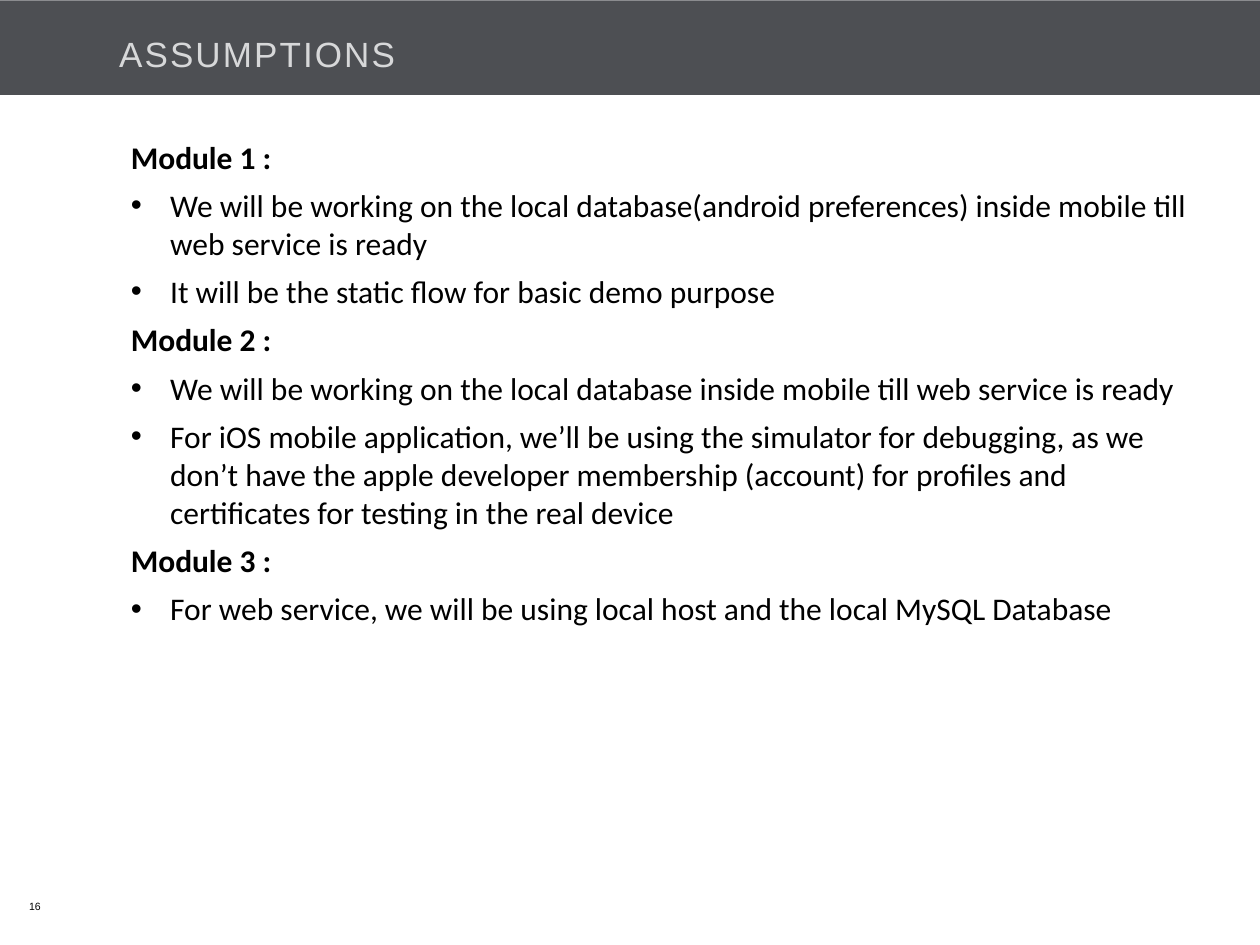
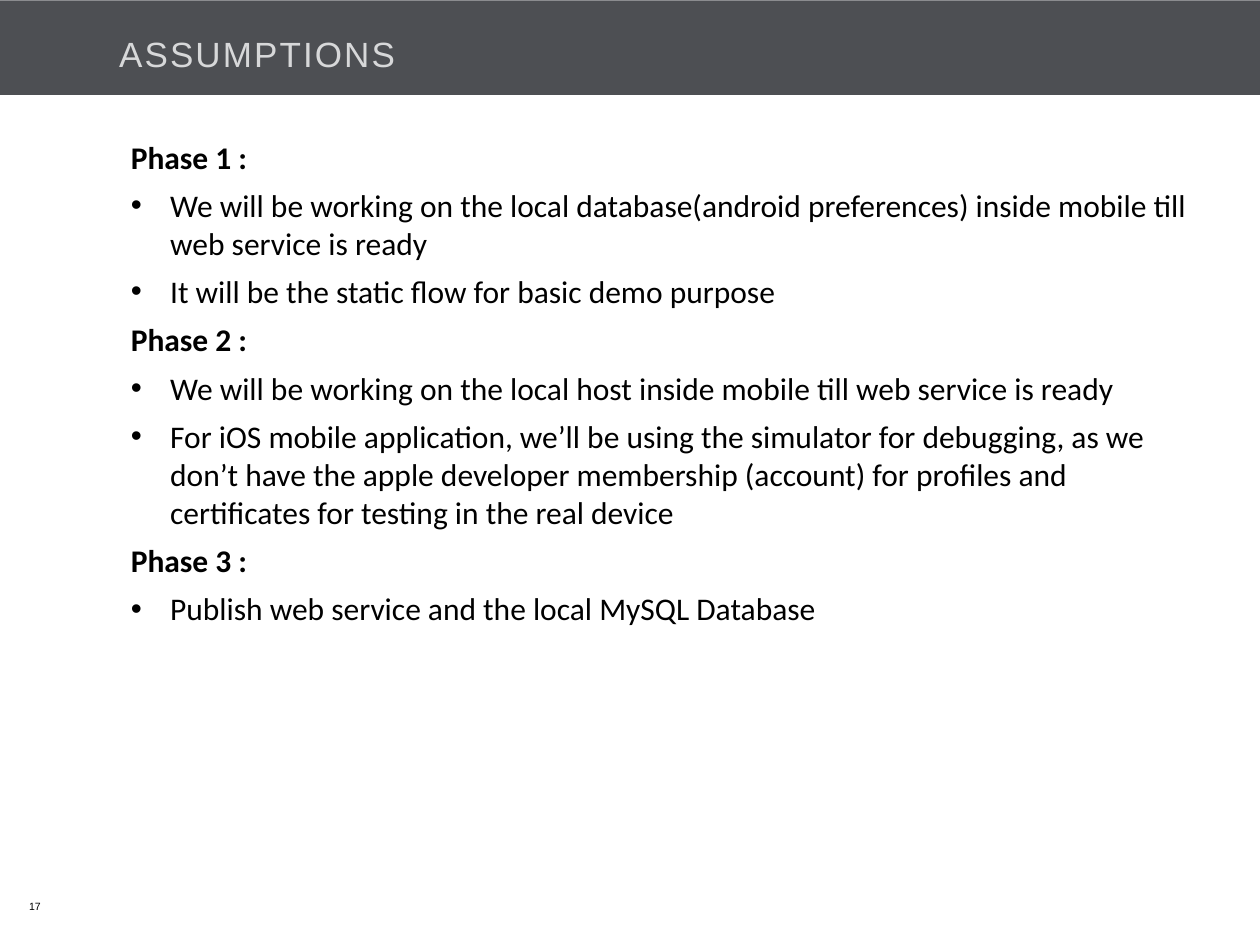
Before and after one commit to Bajarangi/demo, a slide deck: slide 17 of trunk/EasiCab/Documents/EASiCab_POC_kick off.pptx (slide 16 before the commit). Drawn at 1260x945 pixels with LibreOffice and Linux fonts; fonts in the diff are those of the drawing; background and template pictures are left out. Boxes give left, top, right and bottom in pixels: in the first picture for what was removed or moved away, otherwise in the second. Text is boxed around its words. In the diff, an @@ line names an element or a change of style, - is before the commit and + after.

```diff
--- a/trunk/EasiCab/Documents/EASiCab_POC_kick off.pptx
+++ b/trunk/EasiCab/Documents/EASiCab_POC_kick off.pptx
@@ text at [131,147,231,170]: text changed @@
-Module 1 :
+Phase 1 :
@@ text at [131,329,1113,406]: text changed @@
-Module 2 :
-• We will be working on the local database inside mobile till web service is ready
+Phase 2 :
+• We will be working on the local host inside mobile till web service is ready
@@ text at [131,550,815,625]: text changed @@
-Module 3 :
-• For web service, we will be using local host and the local MySQL Database
+Phase 3 :
+• Publish web service and the local MySQL Database
@@ page number at [29,902,41,910]: text changed @@
-16
+17
```
Also in this commit, not shown: 12 other slides changed, 1 slide added.
